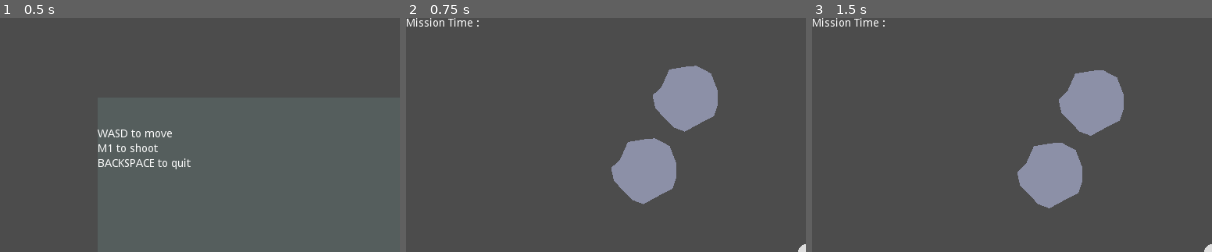
Above: before the commit, frames 1-3 (left to right).
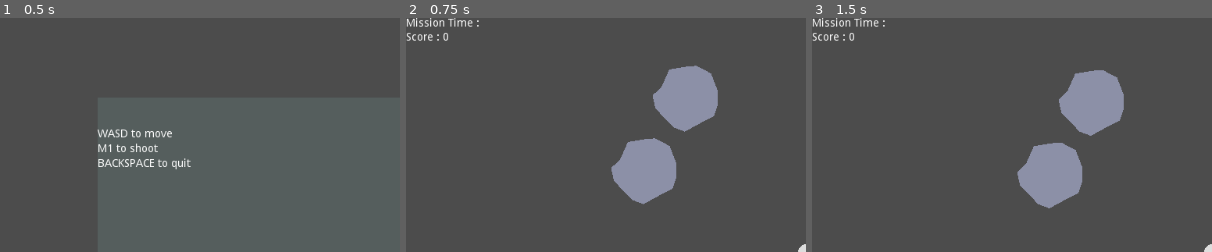
Above: after the commit, the same moments.

Repository: JeanShark-dev/godot-rock-survival
Game: Godot game, scene res://Main.tscn
The game is run twice, just before and just after one commit, with the same random seed, the same clock (stepped at 60 frames per second) and the same inputs.
Inputs (mouse positions are % of the whole screen's width and height, from its top left):
- Up to frame 1 (0.5 s): no input
- Up to frame 2 (0.75 s): click "START GAME" at 0.5 s
- Up to frame 3 (1.5 s): move the mouse to (45, 70) at 1.27 s; press the mouse at (45, 70) at 1.28 s; hold W (gp_up) from 1.28 s (still down)
The pictures show only the part of the screen within x 0-50%, y 0-50%; the shares and areas given below are measured in that part.

Frame 1 is identical in both runs. In frame 2, 0.2% of the frame differs, in the area x 0-11%, y 6-10%; in frame 3, 0.2%.
Error before the commit: Parse Error: The identifier "missionTime" isn't declared in the current scope. (res://GameUI.gd:21)

Commit message:
mission time and score display
it really works!

Diff:
--- a/9mm.gd
+++ b/9mm.gd
@@ -22,6 +22,8 @@
 func _on_9mm_body_shape_entered(body_id, body, body_shape, local_shape):
 	body.emit_signal("takingDamage", damage, source)
 	#$"9mmHitbox".disabled = true
+	if !get_node("9mmTrail").emitting:
+		pass
 	damage -= damage -1
 	get_node("Deaþtimer").start()
 	get_node("9mmTrail").emitting = false
--- a/GameUI.gd
+++ b/GameUI.gd
@@ -2,22 +2,24 @@
 
 
 # Declare member variables here. Examples:
-
-
-
+var missionTime = 0
+var missionTimeText = "Mission Time : %s "
+var missionTimeTextTrue = missionTimeText % str(missionTime)
+var score = 0
+var scoreText = "Score : %s"
+var scoreTextTrue = scoreText % score
 # Called when the node enters the scene tree for the first time.
 func _ready():
-	var missionTimeText = "Mission Time : %s "
-	var missionTime = 0
-	var missionTimeTextTrue = missionTimeText % str(missionTime)
-
-
-# Called every frame. 'delta' is the elapsed time since the previous frame.
-#func _process(delta):
-#	pass
+	pass
 
 
 func _on_Timer_timeout():
 	missionTime += 1
-	missionTimeText = "Mission Time : "
-	$Label.text = missionTimeText
+	missionTimeTextTrue = missionTimeText % str(missionTime)
+	$VBoxContainer/Label.text = missionTimeTextTrue
+
+
+func _on_PlayerContainer_scoreAdd(scorePlus):
+	score += scorePlus
+	scoreTextTrue = scoreText % score
+	$VBoxContainer/Label2.text = scoreTextTrue
--- a/GameUI.tscn
+++ b/GameUI.tscn
@@ -6,16 +6,23 @@
 anchor_right = 1.0
 anchor_bottom = 1.0
 script = ExtResource( 1 )
-__meta__ = {
-"_edit_use_anchors_": false
-}
 
-[node name="Label" type="Label" parent="."]
+[node name="VBoxContainer" type="VBoxContainer" parent="."]
+margin_right = 40.0
+margin_bottom = 40.0
+
+[node name="Label" type="Label" parent="VBoxContainer"]
 margin_right = 98.0
 margin_bottom = 14.0
 text = "Mission Time : "
 
-[node name="Timer" type="Timer" parent="Label"]
+[node name="Timer" type="Timer" parent="VBoxContainer/Label"]
 autostart = true
 
-[connection signal="timeout" from="Label/Timer" to="." method="_on_Timer_timeout"]
+[node name="Label2" type="Label" parent="VBoxContainer"]
+margin_top = 18.0
+margin_right = 98.0
+margin_bottom = 32.0
+text = "Score : "
+
+[connection signal="timeout" from="VBoxContainer/Label/Timer" to="." method="_on_Timer_timeout"]
--- a/Main.gd
+++ b/Main.gd
@@ -6,8 +6,7 @@
 var spawnBucket
 var spawnThreshhold = 100
 var spawnBucketMax = 1000
-var missionTime = 0
-
+signal scoreAdd(scorePlus)
 
 # Called when the node enters the scene tree for the first time.
 func _ready():
@@ -23,6 +22,8 @@
 	randomize()
 	var player = load("PlayerContainer.tscn").instance()
 	add_child(player)
+	#player = get_node("PlayerContainer")
+	#connect("scoreAdd", player, "on_Main_scoreAdd")
 	spawnBoulder(rand_range(1,40))
 	$SpawnTimer.start()
 
@@ -34,6 +35,7 @@
 		foe.speed = randi()%200
 		foe.attackRange = randi()%50
 		foe.position = Vector2(randi()%1000 -500, randi()%1000 -500)
+		foe.connect("dead", self, "_on_EnemyRBody_dead")
 		$EnemyContainer.add_child(foe)
 		spawnBucket -= spawnThreshhold
 
@@ -45,13 +47,13 @@
 		i -= 1
 
 func _on_SpawnTimer_timeout():
-	missionTime += 0.5
 	spawnBucket += 10
 	if spawnBucket >= spawnThreshhold:
 		spawnEnemy(rand_range(1, 10))
 
 func _on_EnemyRBody_dead(value):
 	spawnBucket += value
+	self.emit_signal("scoreAdd", value)
 
 func _on_MainMenu_GameStart():
 	startGame()
@@ -60,10 +62,5 @@
 func _on_MainMenu_QuitGame():
 	quitGame()
 
-
-func _on_MissionTimer_timeout():
-	missionTime += 1
-	print(missionTime)
-
 func quitGame():
 	get_tree().quit()
--- a/PlayerContainer.gd
+++ b/PlayerContainer.gd
@@ -1,11 +1,18 @@
 extends Node2D
 
 var handPosition = Vector2()
+signal scoreAdd(scorePlus)
 
 func _ready():
 	$Node2D/GameUI.rect_size = OS.window_size
 	$Node2D/GameUI.rect_position = -OS.window_size/2
+	var parent = get_parent()
+	parent.connect("scoreAdd", self, "_on_Main_scoreAdd")
+	parent.emit_signal("scoreAdd", 0)
 
 func _process(_delta):
 	handPosition = get_node("PlayerRBody").position
 	get_node("ProjectileContainer/Gun9mm").set_position(handPosition)
+
+func _on_Main_scoreAdd(scorePlus):
+	emit_signal("scoreAdd", scorePlus)
--- a/PlayerContainer.tscn
+++ b/PlayerContainer.tscn
@@ -59,3 +59,5 @@
 margin_right = 360.0
 margin_bottom = 240.0
 rect_min_size = Vector2( 720, 480 )
+
+[connection signal="scoreAdd" from="." to="Node2D/GameUI" method="_on_PlayerContainer_scoreAdd"]
--- a/swarm.gd
+++ b/swarm.gd
@@ -14,6 +14,7 @@
 var dying = false
 var canAttack = true
 
+
 func _physics_process(delta):
 	if position.distance_to(target) > attackRange+20:
 		apply_central_impulse(position.direction_to(target)*speed)
@@ -29,8 +30,8 @@
 	incomingDamage = damageNum
 	HP -= incomingDamage
 	incomingDamage -= incomingDamage
-	canTakeDamage = false
-	$IFrameTimer.start()
+	#canTakeDamage = false
+	#$IFrameTimer.start()
 	if dying:
 		pass
 	if HP <= 0:
@@ -56,7 +57,7 @@
 
 
 func _on_GiveUpTimer_timeout():
-	die()
+	queue_free()
 
 
 func _on_DeaTimer_timeout():
